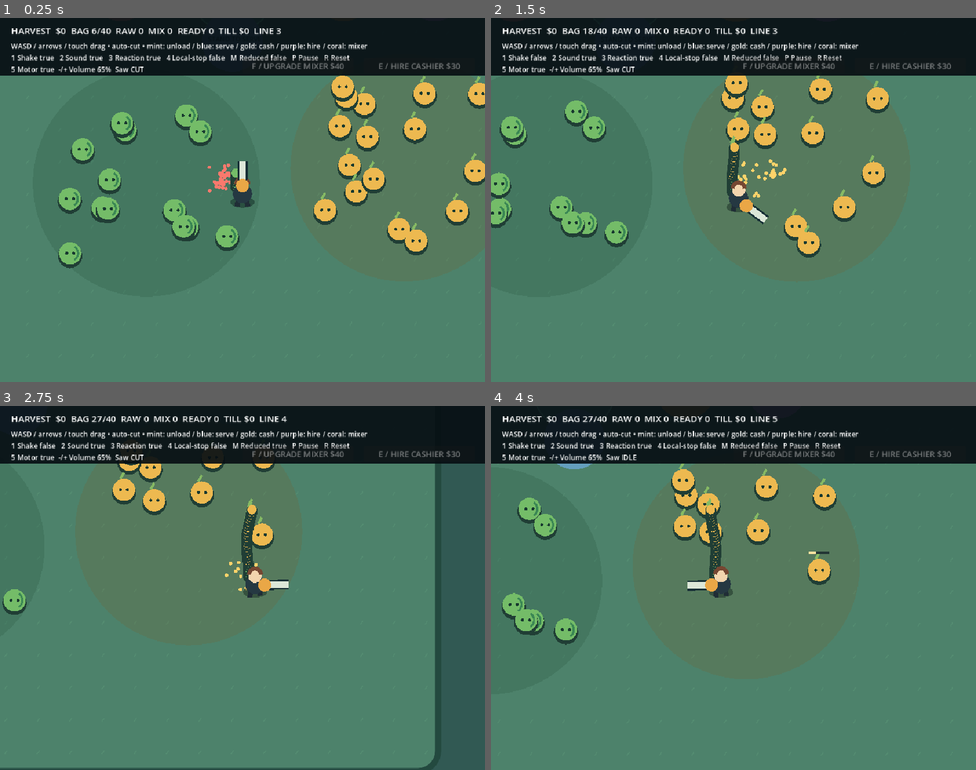
Above: before the commit, frames 1-4 (two rows, left to right).
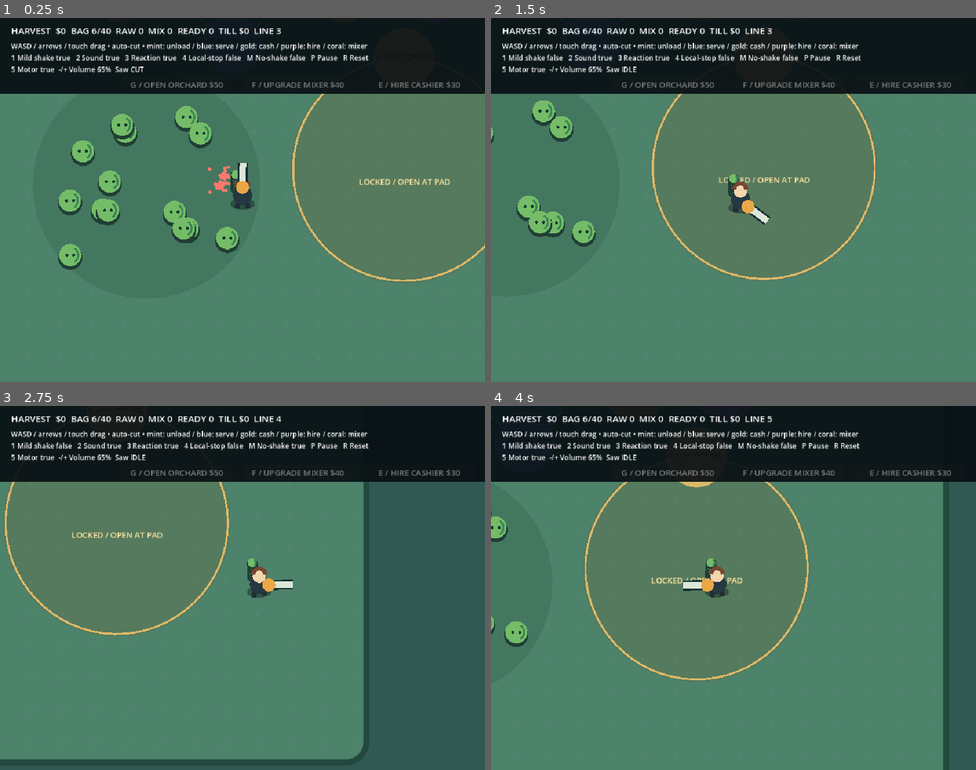
Above: after the commit, the same moments.

Repository: syjkim0125/harvest-deck
Game: Godot game, scene res://main.tscn
Two runs of this game, one before a commit and one after it. Both use one fixed random seed, a clock stepped at 60 frames per second and the inputs below.
Inputs (mouse positions are in pixels of both pictures, inside the frame that each line leads up to):
- Up to frame 1 (0.25 s): no input
- Up to frame 2 (1.5 s): tap Enter at 0.5 s; move the mouse to (840, 181) at 0.52 s; hold D (right) 0.53-1.25 s; tap G at 0.6 s; click (840, 181) at 0.67 s; tap 1 at 0.8 s; drag from (636, 218) to (709, 272) at 1.27 s
- Up to frame 3 (2.75 s): move the mouse to (291, 507) at 2.02 s; hold D (right) from 2.03 s (still down); tap M at 2.1 s; tap G at 2.3 s
- Up to frame 4 (4 s): release D (right) at 2.75 s; drag from (709, 660) to (588, 533) at 2.77 s; move the mouse to (879, 642) at 3.52 s; hold A (left) from 3.53 s (still down); tap 1 at 3.6 s; tap M at 3.8 s

The runs differ from the first frame. In frame 1, 12% of the frame differs, in the area x 0-100%, y 10-73%; in frame 2, 14%; in frame 3, 23%, in the area x 0-100%, y 2-100%; in frame 4, 17%.

Commit message:
Apply v0.7.2 movement, bounded shake and harvest cadence

Diff:
--- a/scripts/game.gd
+++ b/scripts/game.gd
@@ -3,10 +3,10 @@
 const SawAudio = preload("res://scripts/saw_audio.gd")
 const Production = preload("res://scripts/production.gd")
 const Impact = preload("res://scripts/impact.gd")
-const SPEED: float = 270.0
+const SPEED: float = 360.0
 const ATTACK_INTERVAL: float = 0.105
 const CAPACITY: int = 40
-const HUD_HEIGHT: int = 114
+const HUD_HEIGHT: int = 150
 const BOUNDS = Rect2(40, 100, 1480, 1040)
 var impact = Impact.new()
 var player: Vector2 = Vector2(700, 720)
@@ -16,6 +16,8 @@
 var particles: Array[Dictionary] = []
 var cargo: Array[int] = []
 var camera: Camera2D
+var orchard_button: Button
+var orchard_pad = Vector2(1020, 440)
 var upgrade_button: Button
 var hire_button: Button
 var notice: String = ""
@@ -75,17 +77,23 @@
 	status.add_theme_font_size_override("font_size", 14)
 	layer.add_child(status)
 	hire_button = Button.new()
-	hire_button.position = Vector2(720, 79)
+	hire_button.position = Vector2(720, 116)
 	hire_button.size = Vector2(220, 29)
 	hire_button.focus_mode = Control.FOCUS_NONE
 	hire_button.pressed.connect(try_hire_cashier)
 	layer.add_child(hire_button)
 	upgrade_button = Button.new()
-	upgrade_button.position = Vector2(480, 79)
+	upgrade_button.position = Vector2(480, 116)
 	upgrade_button.size = Vector2(220, 29)
 	upgrade_button.focus_mode = Control.FOCUS_NONE
 	upgrade_button.pressed.connect(try_upgrade_mixer)
 	layer.add_child(upgrade_button)
+	orchard_button = Button.new()
+	orchard_button.position = Vector2(240, 116)
+	orchard_button.size = Vector2(220, 29)
+	orchard_button.focus_mode = Control.FOCUS_NONE
+	orchard_button.pressed.connect(try_unlock_orchard)
+	layer.add_child(orchard_button)
 	audio = AudioStreamPlayer.new()
 	add_child(audio)
 	audio.max_polyphony = 2
@@ -162,6 +170,7 @@
 			KEY_R: reset_run()
 			KEY_E: try_hire_cashier()
 			KEY_F: try_upgrade_mixer()
+			KEY_G: try_unlock_orchard()
 			KEY_1:
 				impact.enabled = not impact.enabled
 				impact.clear()
@@ -204,12 +213,14 @@
 		camera.position = camera.position.lerp(camera_follow_target(), 1.0 - exp(-10.0 * delta))
 	camera.offset = impact.step(delta) if not paused else Vector2.ZERO
 	hud.text = "HARVEST  $%d  BAG %d/%d  RAW %d  MIX %d  READY %d  TILL $%d  LINE %d" % [cash, cargo.size(), CAPACITY, production.raw.size(), int(production.active_kind >= 0), production.ready.size(), production.pending_cash, production.customers.size()]
-	status.text = "WASD / arrows / touch drag • auto-cut • mint: unload / blue: serve / gold: cash / purple: hire / coral: mixer\n1 Shake %s   2 Sound %s   3 Reaction %s   4 Local-stop %s   M Reduced %s   P Pause   R Reset %s" % [impact.en …(84 unchanged characters)…
+	status.text = "WASD / arrows / touch drag • auto-cut • mint: unload / blue: serve / gold: cash / purple: hire / coral: mixer\n1 Mild shake %s   2 Sound %s   3 Reaction %s   4 Local-stop %s   M No-shake %s   P Pause   R Reset %s" % [impact.en …(84 unchanged characters)…
 	status.text += "\n5 Motor %s  -/+ Volume %d%%  Saw %s" % [loop_sound, roundi(sound_volume * 100), saw_audio.mode()]
 	hire_button.text = "CASHIER WORKING" if production.cashier_hired else "E / HIRE CASHIER $%d" % Production.CASHIER_COST
 	hire_button.disabled = paused or production.cashier_hired or cash < Production.CASHIER_COST or player.distance_to(hire_pad) >= 80
 	upgrade_button.text = "MIXER 0.25s ACTIVE" if production.mixer_upgraded else "F / UPGRADE MIXER $40"
 	upgrade_button.disabled = paused or production.mixer_upgraded or cash < Production.MIXER_UPGRADE_COST or player.distance_to(upgrade_pad) >= 80
+	orchard_button.text = "ORCHARD OPEN" if production.orchard_unlocked else "G / OPEN ORCHARD $50"
+	orchard_button.disabled = paused or production.orchard_unlocked or cash < Production.ORCHARD_COST or player.distance_to(orchard_pad) >= 80
 	if not notice.is_empty():
 		hire_button.tooltip_text = notice
 	queue_redraw()
@@ -230,6 +241,14 @@
 	notice = "Mixer upgraded: 0.25 seconds per item." if upgraded else "Collect $40 first, or mixer is already upgraded."
 	return upgraded
 
+func try_unlock_orchard() -> bool:
+	if paused or player.distance_to(orchard_pad) >= 80:
+		notice = "Stand on the amber orchard pad to unlock."
+		return false
+	var opened: bool = production.unlock_orchard()
+	notice = "Orchard open. Yellow fruit can now be harvested." if opened else "Collect $50 first, or orchard is already open."
+	return opened
+
 func set_sound_enabled(value: bool) -> void:
 	sound_on = value
 	if not value:
@@ -241,9 +260,19 @@
 func camera_follow_target() -> Vector2:
 	# Keep the queue below the fixed HUD while working the shop counter.
 	var shop_weight = clampf((600.0 - player.y) / 125.0, 0.0, 1.0)
-	return player + Vector2(0, -150.0 * shop_weight)
+	return player + Vector2(0, -180.0 * shop_weight)
 
 func simulate(delta: float, direction: Vector2) -> void:
+	# Advance movement, harvesting and production together. A slow frame must not
+	# skip cuts then leave negative cooldown debt to repay on subsequent frames.
+	# 120 Hz substeps also keep collisions along the path, not at the final point.
+	var remaining = maxf(delta, 0.0)
+	while remaining > 0.000000001:
+		var step_delta = minf(remaining, 1.0 / 120.0)
+		simulate_slice(step_delta, direction)
+		remaining -= step_delta
+
+func simulate_slice(delta: float, direction: Vector2) -> void:
 	time += delta
 	velocity = direction.limit_length() * SPEED
 	player += velocity * delta
@@ -255,6 +284,8 @@
 		cooldown += ATTACK_INTERVAL
 		attack()
 	for f in fruits:
+		if not production.can_harvest(f.kind):
+			continue
 		f.flash = maxf(0.0, f.flash - delta)
 		f.freeze = maxf(0.0, f.freeze - delta)
 		if f.hp <= 0:
@@ -307,7 +338,7 @@
 	var count = 0
 	var killed = false
 	for f in fruits:
-		if f.hp <= 0 or cargo.size() >= CAPACITY:
+		if not production.can_harvest(f.kind) or f.hp <= 0 or cargo.size() >= CAPACITY:
 			continue
 		var diff: Vector2 = f.pos - player
 		if diff.length() > 100 or (diff.length() > 28 and facing.dot(diff.normalized()) < 0.1):
@@ -316,7 +347,6 @@
 		count += 1
 		hits += 1
 		var dead: bool = f.hp <= 0
-		impact.hit(dead)
 		if feedback:
 			f.flash = 0.055
 			f.recoil = diff.normalized() * 7
@@ -331,6 +361,8 @@
 					cargo.append(f.kind)
 				else:
 					ground_drops.append({"pos": f.pos + Vector2(j * 9 - 9, 15), "kind": f.kind})
+	if count > 0:
+		impact.hit(killed)
 	if count > 0 and sound_on:
 		var pitch: float = 0.78 if killed else audio_rng.randf_range(1.0, 1.12)
 		if loop_sound and is_instance_valid(saw_audio):
@@ -402,10 +434,15 @@
 	draw_string(font, cash_pad + Vector2(-47, 4), "COLLECT $%d" % production.pending_cash, HORIZONTAL_ALIGNMENT_LEFT, -1, 16, Color("263b38"))
 	draw_rect(Rect2(540, 253, 280, 12), Color("193a3e"))
 	draw_rect(Rect2(540, 253, 280 * production.mix_elapsed / production.mix_duration(), 12), Color("85e8b3"))
+	draw_circle(orchard_pad, 60, Color("ddb968"))
+	draw_string(font, orchard_pad + Vector2(-57, 3), "ORCHARD OPEN" if production.orchard_unlocked else "G / UNLOCK $50", HORIZONTAL_ALIGNMENT_LEFT, -1, 14, Color("263b38"))
+	if not production.orchard_unlocked:
+		draw_arc(Vector2(1020, 660), 220, 0, TAU, 64, Color("ddb968"), 4)
+		draw_string(font, Vector2(930, 690), "LOCKED / OPEN AT PAD", HORIZONTAL_ALIGNMENT_LEFT, -1, 16, Color("ffe5a0"))
 	for d in ground_drops:
 		draw_fruit(d.pos, d.kind, 10, false)
 	for f in fruits:
-		if f.hp > 0:
+		if f.hp > 0 and production.can_harvest(f.kind):
 			var display_pos: Vector2 = f.pos + (f.get("recoil", Vector2.ZERO) if feedback else Vector2.ZERO)
 			draw_fruit(display_pos, f.kind, 24, f.flash > 0 and feedback)
 			if f.hp < 3:
--- a/scripts/impact.gd
+++ b/scripts/impact.gd
@@ -1,26 +1,31 @@
 extends RefCounted
-## Seconds-based, bounded impact envelope. This never changes simulation time.
+## Short non-additive hit pulse. Values are comfort-tuning, not measured engine values.
+## Two frames of the 30 fps reference = 66.7 ms maximum, independent of render fps.
 var trauma: float = 0.0
 var clock: float = 0.0
 var enabled: bool = true
 var reduced: bool = false
-const DECAY: float = 3.8
-const MAX_PIXELS: float = 8.0
+const DURATION: float = 2.0 / 30.0
+const DECAY: float = 1.0 / DURATION
+const MAX_PIXELS: float = 1.5
 
 func hit(kill: bool = false) -> void:
-	if enabled:
-		trauma = minf(1.0, trauma + (0.44 if kill else 0.23))
+	if enabled and not reduced:
+		# A crowd cannot amplify or prolong the same attack pulse.
+		trauma = maxf(trauma, 1.0 if kill else 0.75)
+		clock = 0.0
 
 func step(delta: float) -> Vector2:
 	clock += delta
 	trauma = maxf(0.0, trauma - DECAY * delta)
-	if not enabled or reduced:
+	if not enabled or reduced or trauma <= 0.0:
 		return Vector2.ZERO
-	return Vector2(sin(clock * 113.0), sin(clock * 147.0 + 1.7)) * MAX_PIXELS * trauma * trauma
+	var direction = Vector2(sin(clock * 113.0), sin(clock * 147.0 + 1.7))
+	return direction.limit_length() * MAX_PIXELS * trauma * trauma
 
 func clear() -> void:
 	trauma = 0.0
+	clock = 0.0
 
 func reset() -> void:
 	clear()
-	clock = 0.0
--- a/scripts/production.gd
+++ b/scripts/production.gd
@@ -10,6 +10,8 @@
 const ARRIVAL_SECONDS: float = 1.6
 const MAX_QUEUE: int = 5
 const CASHIER_COST: int = 30
+const ORCHARD_COST: int = 50
+var orchard_unlocked: bool = false
 const MAX_SERVED_HISTORY: int = 64
 var cashier_hired: bool = false
 var spent_cash: int = 0
@@ -40,6 +42,7 @@
 	served_ids.clear()
 	served_total = 0
 	cashier_hired = false
+	orchard_unlocked = false
 	mixer_upgraded = false
 	spent_cash = 0
 	arrival_elapsed = 0.0
@@ -131,3 +134,15 @@
 	# Preserve completed fraction, not elapsed seconds, during an active job.
 	mix_elapsed = progress * mix_duration() if active_kind >= 0 else 0.0
 	return true
+
+
+func unlock_orchard() -> bool:
+	if orchard_unlocked or collected_cash < ORCHARD_COST:
+		return false
+	collected_cash -= ORCHARD_COST
+	spent_cash += ORCHARD_COST
+	orchard_unlocked = true
+	return true
+
+func can_harvest(kind: int) -> bool:
+	return kind == 0 or (kind == 1 and orchard_unlocked)
